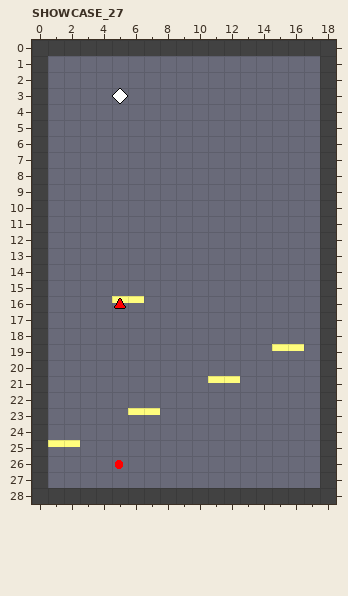
LDtk project -- Assets/Resources/LDtk/showcase 2.ldtk. This is how it looked before the edit.
Cells are 16x16 px. Shown: SHOWCASE_27 x 0..18, y 0..28. The commit also changed other parts of the map, which this record leaves out.
Once edited:
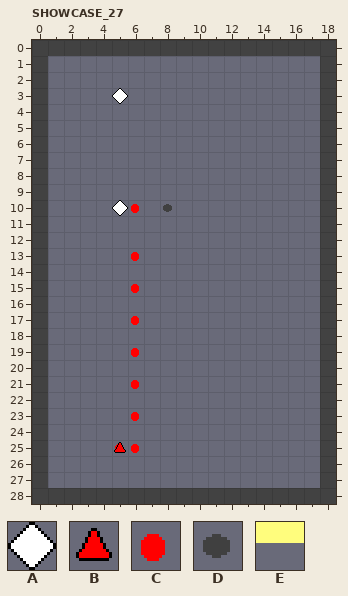
Key: from "CONTROLS": A 1, B 12; from "ENTITIES": C 1, D 2, E 8.
_ is an empty cell.
Tiles replaced or removed in this view: B, C, E.
Change:
Changed rows in their new state; . is an unchanged cell.
Layer "ENTITIES":
first column x 1:
10 .....C.D........
13 .....C..........
15 .....C..........
16 ....__..........
17 .....C..........
19 .....C........__
21 .....C....__....
23 .....C_.........
25 __..CC..........
26 ...._...........
Layer "PATH":
first column x 5:
10 A
first column x 5:
16 _
first column x 5:
25 B
